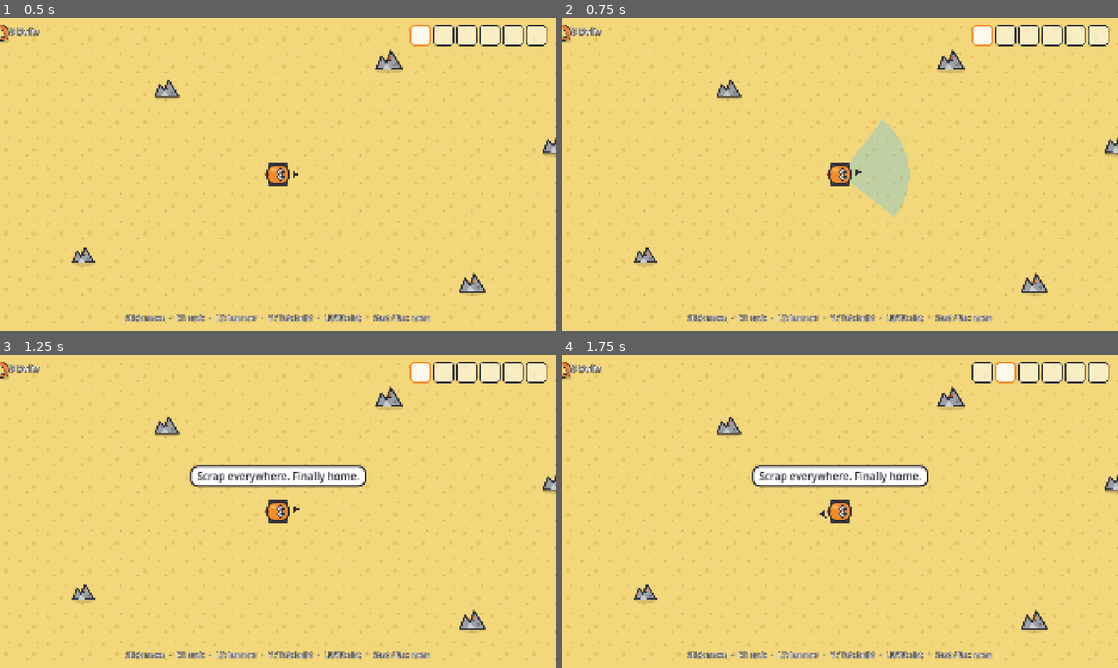
Above: before the commit, frames 1-4 (two rows, left to right).
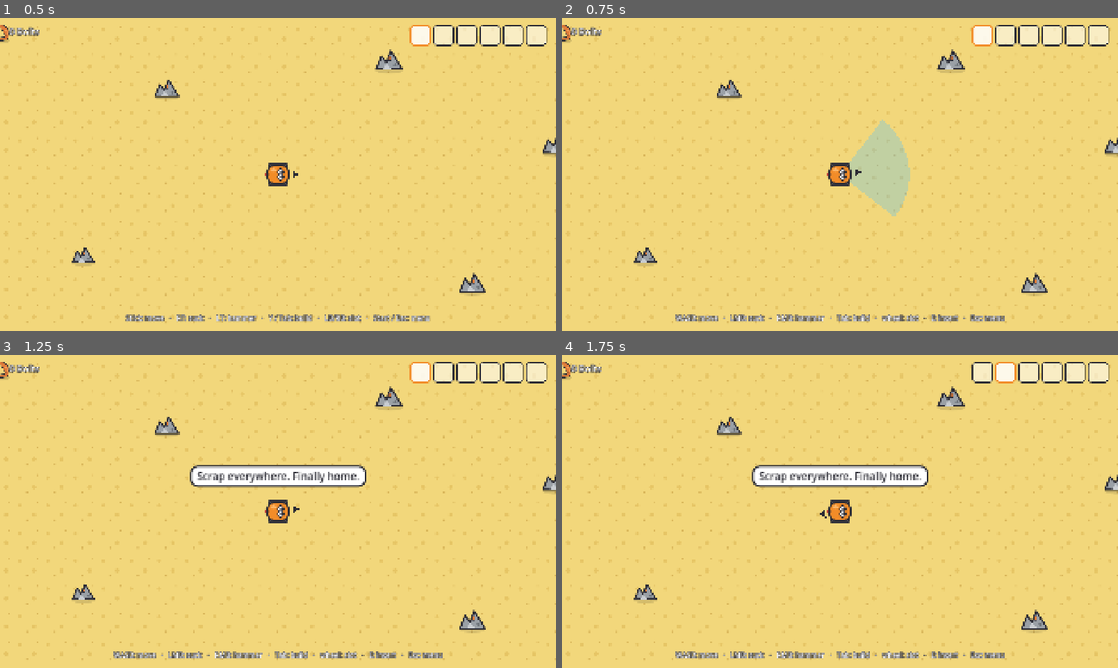
Above: after the commit, the same moments.

Repository: Dean86nz/ScrapEmpire
Game: Godot game, scene res://src/world/main.tscn
The game is run twice, just before and just after one commit, with the same random seed, the same clock (stepped at 60 frames per second) and the same inputs.
Inputs (mouse positions are in pixels of both pictures, inside the frame that each line leads up to):
- Up to frame 1 (0.5 s): no input
- Up to frame 2 (0.75 s): tap Enter at 0.5 s; move the mouse to (962, 158) at 0.52 s; hold Right (cursor_right) from 0.53 s (still down); hold E (interact) from 0.53 s (still down); click (962, 158) at 0.67 s
- Up to frame 3 (1.25 s): keep holding Right (cursor_right); keep holding E (interact)
- Up to frame 4 (1.75 s): move the mouse to (728, 527) at 1.27 s; release Right (cursor_right) at 1.28 s; release E (interact) at 1.28 s; hold Down (cursor_down) from 1.28 s (still down); tap Mouse wheel down (hotbar_next) at 1.35 s; click (728, 527) at 1.42 s; tap E (interact) at 1.55 s

Frame 1 is identical in both runs. In frame 2, 0.9% of the frame differs, in the area x 20-80%, y 94-97%; in frame 3, 0.9%; in frame 4, 0.9%.

Commit message:
ms2: Maus platziert im Baumodus, Hinweise je Eingabegerät
Co-Authored-By: Claude Fable 5.1 <noreply@anthropic.com>

Diff:
--- a/locale/strings.csv
+++ b/locale/strings.csv
@@ -34,3 +34,9 @@
 FAIL_COST,Zu wenig Material. Erst sammeln.,Not enough material. Collect first.
 FAIL_BLOCKED,Hier ist kein Platz.,No room here.
 FAIL_RANGE,Zu weit weg. Näher ran.,Too far away. Get closer.
+HUD_HINT_GAME_KB,"WASD: bewegen   ·   LMB: saugen   ·   RMB: hämmern   ·   Tab: bauen   ·   Mausrad: Slot   ·   E: einlegen   ·   Esc: Menü","WASD: move   ·   LMB: suck   ·   RMB: hammer   ·   Tab: build   ·   wheel: slot   ·   E: insert   ·   Esc: menu"
+HINT_PLACE_KB,"Maus / Pfeile: Cursor   ·   LMB / E: platzieren   ·   Q: drehen   ·   RMB / Esc: abbrechen   ·   Tab: Menü","Mouse / arrows: cursor   ·   LMB / E: place   ·   Q: rotate   ·   RMB / Esc: cancel   ·   Tab: menu"
+HINT_DEMOLISH_KB,"Maus / Pfeile: Cursor   ·   LMB / E: abreißen   ·   RMB / Esc: abbrechen   ·   Tab: Menü","Mouse / arrows: cursor   ·   LMB / E: demolish   ·   RMB / Esc: cancel   ·   Tab: menu"
+HINT_MENU_KB,"Pfeile / Maus: wählen   ·   Enter / Klick: bestätigen   ·   Esc: schließen","Arrows / mouse: select   ·   Enter / click: confirm   ·   Esc: close"
+HINT_DEPOSIT_KB,"E: %d %s in %s einlegen","E: put %d %s into %s"
+HINT_WITHDRAW_KB,"E: aus %s entnehmen (leeren Slot wählen)","E: take from %s (select an empty slot)"
--- a/project.godot
+++ b/project.godot
@@ -11,7 +11,7 @@
 [application]
 
 config/name="Scrap Empire"
-config/version="0.2.0"
+config/version="0.2.1"
 run/main_scene="res://src/world/main.tscn"
 config/features=PackedStringArray("4.7", "Mobile")
 config/icon="res://icon.svg"
--- a/src/world/build_cursor.gd
+++ b/src/world/build_cursor.gd
@@ -157,7 +157,11 @@
 	if mode == Mode.OFF:
 		return
 	var w := SimClock.world
-	if event.is_action_pressed("interact"):
+	# Maus: linke Taste platziert/reißt ab, rechte Taste bricht ab.
+	var mb := event as InputEventMouseButton
+	var mouse_left: bool = mb != null and mb.pressed and mb.button_index == MOUSE_BUTTON_LEFT
+	var mouse_right: bool = mb != null and mb.pressed and mb.button_index == MOUSE_BUTTON_RIGHT
+	if event.is_action_pressed("interact") or mouse_left:
 		if mode == Mode.PLACE:
 			w.queue_command({"type": "place", "def_id": def.id, "tile": tile, "rot": rot})
 		else:
@@ -166,7 +170,7 @@
 	elif event.is_action_pressed("tool_swap") and mode == Mode.PLACE:
 		rot = (rot + 1) % 4
 		get_viewport().set_input_as_handled()
-	elif event.is_action_pressed("cancel"):
+	elif event.is_action_pressed("cancel") or mouse_right:
 		stop()
 		get_viewport().set_input_as_handled()
 	elif event.is_action_pressed("build_menu"):
--- a/src/world/main.gd
+++ b/src/world/main.gd
@@ -63,20 +63,22 @@
 	_cursor.start_place(DataRegistry.building_defs[def_id])
 
 
+## Hinweiszeile je nach Kontext und Eingabegerät (Gamepad-Tasten oder Tastatur/Maus).
 func _current_hint() -> String:
+	var kb := "" if InputRouter.is_gamepad else "_KB"
 	match InputRouter.context:
 		InputRouter.Context.BUILD:
-			return tr("HINT_DEMOLISH") if _cursor.mode == BuildCursor.Mode.DEMOLISH else tr("HINT_PLACE")
+			return tr(("HINT_DEMOLISH" if _cursor.mode == BuildCursor.Mode.DEMOLISH else "HINT_PLACE") + kb)
 		InputRouter.Context.MENU:
-			return tr("HINT_MENU")
+			return tr("HINT_MENU" + kb)
 	var b := _player.nearby_building()
 	if b != null:
 		var slot: Dictionary = _world.player.inventory.slots[_player.selected_slot]
 		if slot["item"] != "":
-			return tr("HINT_DEPOSIT") % [slot["count"], DataRegistry.item_name(slot["item"]), tr(b.def.name_key)]
+			return tr("HINT_DEPOSIT" + kb) % [slot["count"], DataRegistry.item_name(slot["item"]), tr(b.def.name_key)]
 		if not b.contents().is_empty():
-			return tr("HINT_WITHDRAW") % tr(b.def.name_key)
-	return tr("HUD_HINT_GAME")
+			return tr("HINT_WITHDRAW" + kb) % tr(b.def.name_key)
+	return tr("HUD_HINT_GAME" + kb)
 
 
 func _on_item_collected(item_id: String, _from: Vector2i) -> void:
--- a/tests/screenshot.gd
+++ b/tests/screenshot.gd
@@ -61,6 +61,18 @@
 ## Schickt ein echtes InputEventAction durch die Eingabekette, damit auch
 ## _unhandled_input-Handler (z. B. Menüs) reagieren, nicht nur Input.is_action_pressed.
 func _send_action(action: String, pressed: bool) -> void:
+	# Sonderfall Maus: "lmb"/"rmb" klicken in der Bildschirmmitte rechts neben Rusty.
+	if action == "lmb" or action == "rmb":
+		var pos := Vector2(1150, 560)
+		if pressed:
+			Input.warp_mouse(pos)
+		var mb := InputEventMouseButton.new()
+		mb.button_index = MOUSE_BUTTON_LEFT if action == "lmb" else MOUSE_BUTTON_RIGHT
+		mb.pressed = pressed
+		mb.position = pos
+		mb.global_position = pos
+		Input.parse_input_event(mb)
+		return
 	var ev := InputEventAction.new()
 	ev.action = action
 	ev.pressed = pressed
Not shown, changed: CHANGELOG.md
